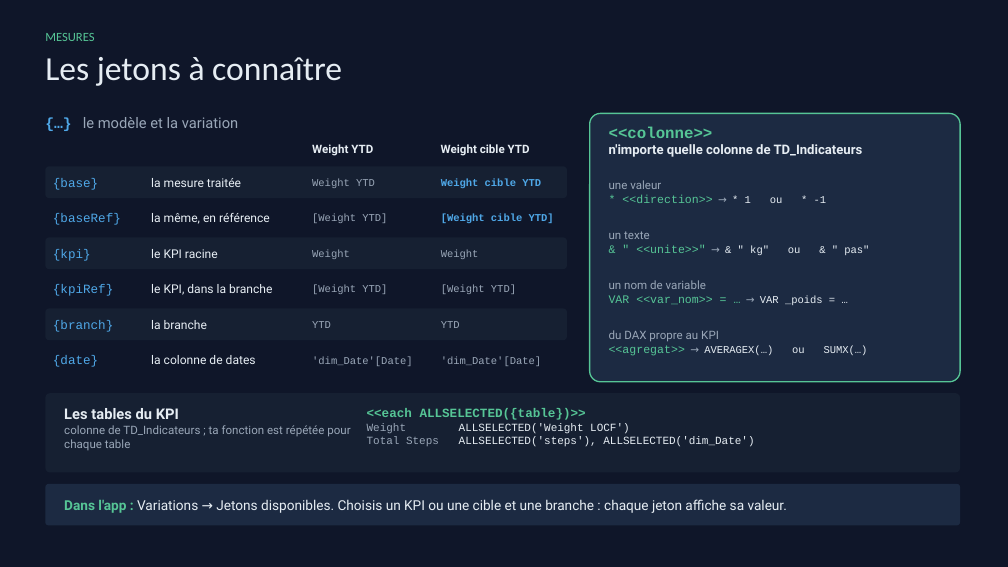
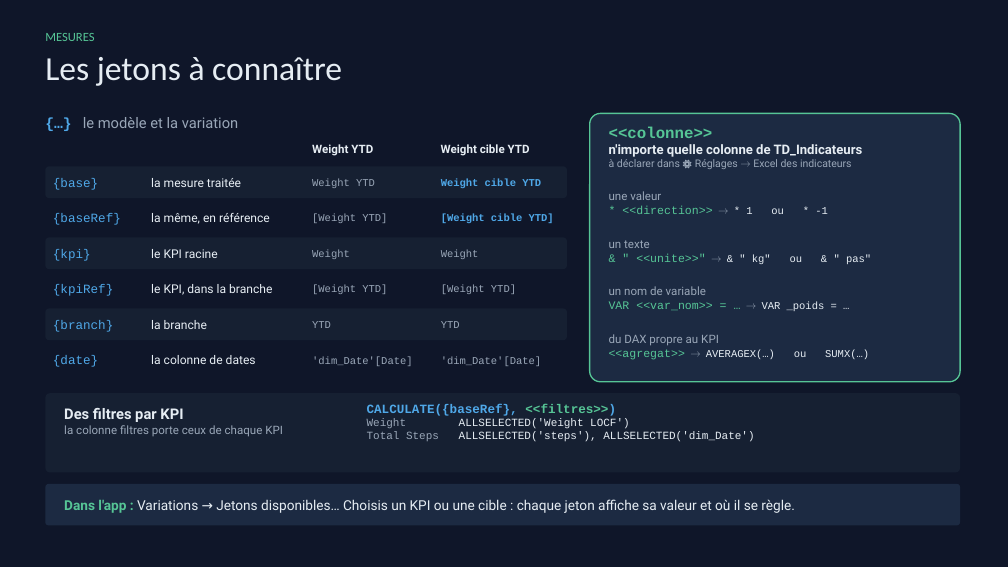
Before and after one commit to Madein1987/PBIdouille, a slide deck: slide 8 of docs/PBIdouille - Guide de demarrage rapide.pptx. Drawn at 1008x567 pixels with LibreOffice and Linux fonts; fonts in the diff are those of the drawing. Boxes give left, top, right and bottom in pixels: in the first picture for what was removed or moved away, otherwise in the second. Text is boxed around its words. In the diff, an @@ line names an element or a change of style, - is before the commit and + after.

```diff
--- a/docs/PBIdouille - Guide de demarrage rapide.pptx
+++ b/docs/PBIdouille - Guide de demarrage rapide.pptx
@@ text at (609,159,852,169): paragraph added @@
+à déclarer dans ⚙ Réglages → Excel des indicateurs
@@ text "une valeur": place and size @@
-text "une valeur" at (609,180,827,203)
+text "une valeur" at (609,191,828,214)
@@ text "un texte": place and size @@
-text "un texte" at (609,231,869,255)
+text "un texte" at (609,240,871,264)
@@ text "un nom de variable": place and size @@
-text "un nom de variable" at (609,280,823,305)
+text "un nom de variable" at (609,286,825,311)
@@ text "du DAX propre au KPI": place and size @@
-text "du DAX propre au KPI" at (609,330,868,356)
+text "du DAX propre au KPI" at (609,334,869,360)
@@ text at (64,408,283,437): text changed @@
-Les tables du KPI
-colonne de TD_Indicateurs ; ta fonction est répétée pour chaque table
+Des filtres par KPI
+la colonne filtres porte ceux de chaque KPI
@@ text at (367,404,616,416): text changed; text colour #56C596 to #4FA8E8 @@
-<<each ALLSELECTED({table})>>
+CALCULATE({baseRef}, <<filtres>>)
@@ text at (64,499,794,513): text changed @@
-Dans l'app : Variations → Jetons disponibles. Choisis un KPI ou une cible et une branche : chaque jeton affiche sa valeur.
+Dans l'app : Variations → Jetons disponibles… Choisis un KPI ou une cible : chaque jeton affiche sa valeur et où il se règle.
```
Also in this commit, not shown: 15 other files.
